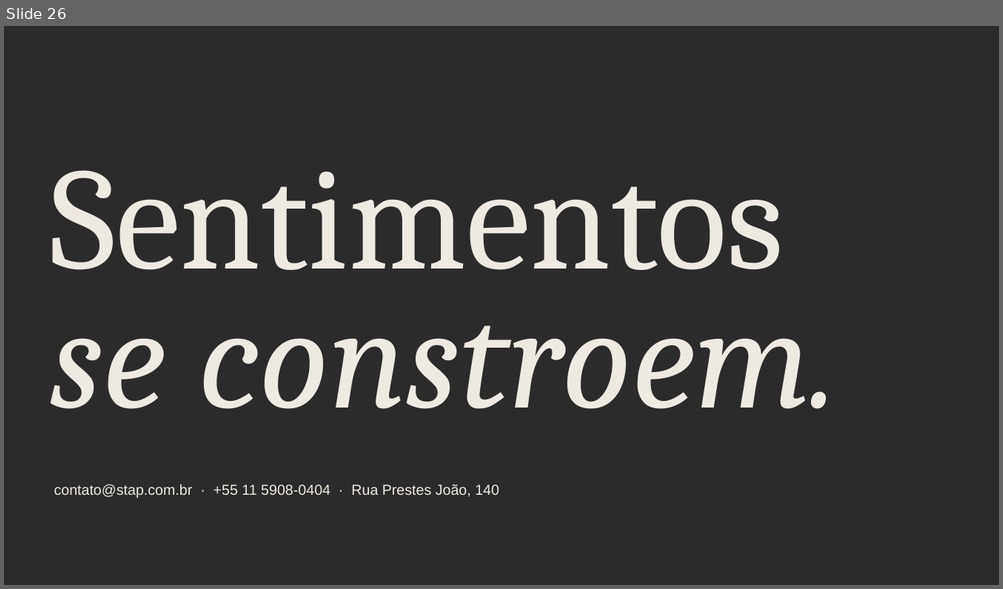
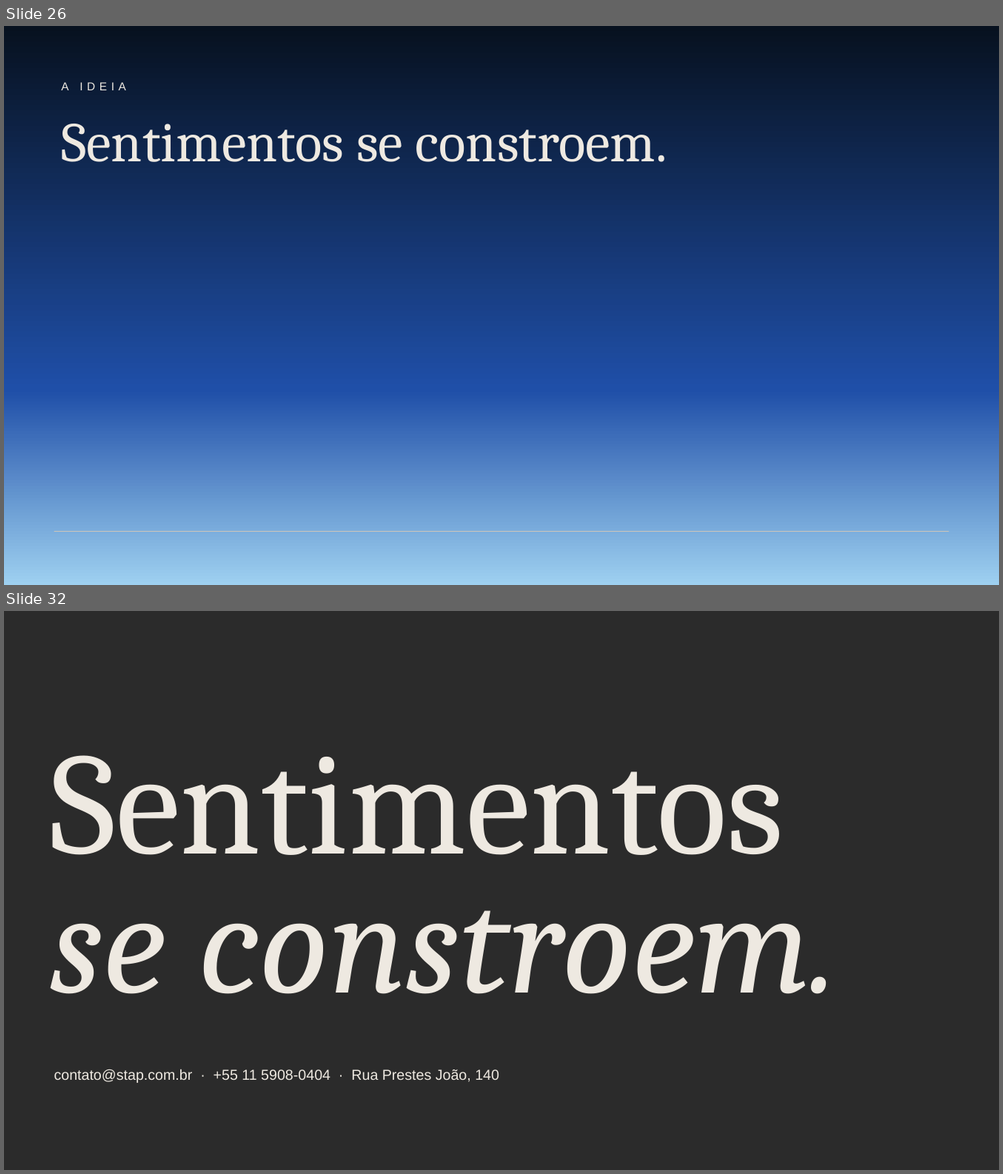
Before and after one commit to kcooyakawa/STAP-HUB, a slide deck: assets/templates/Stap_Template_Apresentacao_2026.pptx. Shown one above the other, each under a label of ours: slide 26 before the commit, slides 26 and 32 after it; the slides between them are not shown. The pictures are 1003x589 and 1003x1174 pixels, drawn with LibreOffice and Linux fonts; fonts in the diff are those of the drawing; background and template pictures are left out; a plain dark background stands for a picture behind light text. Boxes give left, top, right and bottom in pixels: in the first picture for what was removed or moved away, otherwise in the second. Text is boxed around its words. In the diff, an @@ line names an element or a change of style, - is before the commit and + after.

```diff
--- a/assets/templates/Stap_Template_Apresentacao_2026.pptx
+++ b/assets/templates/Stap_Template_Apresentacao_2026.pptx
@@ slide 26 added at [4,26,999,585], background gradient #07111F to #1F4FA8 to #9ED0F0 @@
@@ text added at [61,82,126,90], 11 pt, text #EEE9E1 @@
+A IDEIA
@@ title added at [61,124,667,162], 54 pt, text #EEE9E1 @@
+Sentimentos se constroem.
@@ line added from (54, 532) to (948, 532), #C9C4BB 0.75 pt @@
@@ what was slide 26 is now slide 32 @@
```
Also in this commit, not shown: 3 slides changed, 5 other slides added, 9 other files.
